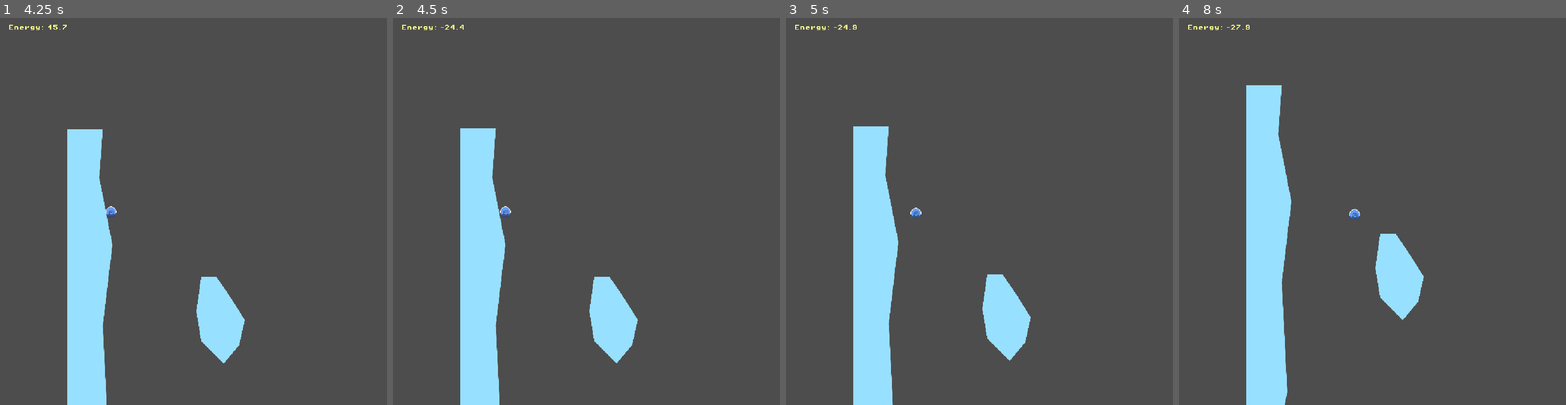
Above: before the commit, frames 1-4 (left to right).
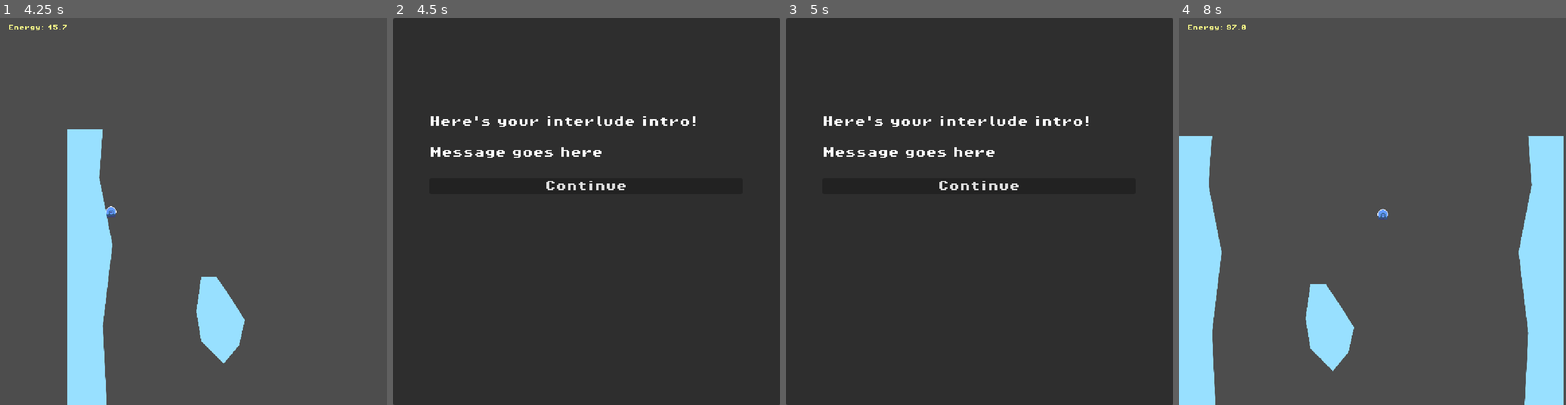
Above: after the commit, the same moments.

Repository: hawkstein/ld57-europan-expedition
Game: Godot game, scene res://scenes/game.tscn
Same seed, same stepped clock (60 frames per second), same inputs: the game is played once before the commit and once after it.
Inputs (mouse positions are in pixels of both pictures, inside the frame that each line leads up to):
- Up to frame 1 (4.25 s): hold Left (thrust_left) from 0.53 s (still down)
- Up to frame 2 (4.5 s): release Left (thrust_left) at 4.28 s; hold Right (thrust_right) from 4.28 s (still down)
- Up to frame 3 (5 s): keep holding Right (thrust_right)
- Up to frame 4 (8 s): release Right (thrust_right) at 5 s; click (1372, 184) at 5 s, where only the run after the commit has a clickable "Continue"; hold Left (thrust_left) 5.78-6.53 s; hold Right (thrust_right) from 6.53 s (still down)

Frame 1 is identical in both runs. In frame 2, 100% of the frame differs, in the area x 0-100%, y 0-100%; in frame 3, 100%; in frame 4, 25%.

Commit message:
add basic interlude scene

Diff:
--- a/project.godot
+++ b/project.godot
@@ -14,6 +14,10 @@
 run/main_scene="uid://datbrd16t7lty"
 config/features=PackedStringArray("4.4", "GL Compatibility")
 config/icon="res://icon.svg"
+
+[autoload]
+
+GameManager="*res://scripts/game_manager.gd"
 
 [display]
 
--- /dev/null
+++ b/scenes/game_manager.tscn
@@ -0,0 +1,6 @@
+[gd_scene load_steps=2 format=3 uid="uid://d2sa17kqj2vt3"]
+
+[ext_resource type="Script" uid="uid://df0e7ysoujags" path="res://scripts/game_manager.gd" id="1_hwd4i"]
+
+[node name="GameManager" type="Node2D"]
+script = ExtResource("1_hwd4i")
--- /dev/null
+++ b/scenes/interlude.tscn
@@ -0,0 +1,49 @@
+[gd_scene load_steps=3 format=3 uid="uid://cm5uykd5o3jbc"]
+
+[ext_resource type="FontFile" uid="uid://d1sh02lvddewo" path="res://fonts/PixelOperator8-Bold.ttf" id="1_5k7kq"]
+[ext_resource type="Script" uid="uid://ctyp6qinwi1y3" path="res://scripts/interlude.gd" id="1_vm4jh"]
+
+[node name="Interlude" type="Control"]
+layout_mode = 3
+anchors_preset = 0
+script = ExtResource("1_vm4jh")
+
+[node name="Background" type="Panel" parent="."]
+layout_mode = 0
+offset_right = 576.0
+offset_bottom = 576.0
+
+[node name="VBoxContainer" type="VBoxContainer" parent="."]
+layout_mode = 2
+offset_left = 54.0
+offset_top = 41.0
+offset_right = 520.0
+offset_bottom = 368.0
+grow_horizontal = 2
+grow_vertical = 2
+theme_override_constants/separation = 30
+alignment = 1
+
+[node name="Intro" type="Label" parent="VBoxContainer"]
+custom_minimum_size = Vector2(200, 0)
+layout_mode = 2
+size_flags_vertical = 1
+theme_override_fonts/font = ExtResource("1_5k7kq")
+theme_override_font_sizes/font_size = 16
+text = "Intro text goes here, sets up the interlude."
+autowrap_mode = 2
+
+[node name="Message" type="Label" parent="VBoxContainer"]
+custom_minimum_size = Vector2(200, 0)
+layout_mode = 2
+theme_override_colors/font_color = Color(1, 1, 1, 1)
+theme_override_fonts/font = ExtResource("1_5k7kq")
+text = "Message goes here"
+autowrap_mode = 2
+
+[node name="Continue" type="Button" parent="VBoxContainer"]
+layout_mode = 2
+theme_override_fonts/font = ExtResource("1_5k7kq")
+text = "Continue"
+
+[connection signal="pressed" from="VBoxContainer/Continue" to="." method="_on_continue_pressed"]
--- /dev/null
+++ b/scripts/game_manager.gd
@@ -0,0 +1,7 @@
+extends Node2D
+
+func _ready() -> void:
+	pass # Replace with function body.
+
+func get_intro() -> String:
+	return "Here's your interlude intro!"
--- /dev/null
+++ b/scripts/interlude.gd
@@ -0,0 +1,10 @@
+extends Control
+
+@onready var intro: Label = $VBoxContainer/Intro
+
+func _ready() -> void:
+	intro.text = GameManager.get_intro()
+
+
+func _on_continue_pressed() -> void:
+	get_tree().change_scene_to_file("res://scenes/game.tscn")
--- a/scripts/submersible.gd
+++ b/scripts/submersible.gd
@@ -11,6 +11,8 @@
 func remove_energy(amount:float) -> void:
 	energy -= amount
 	emit_signal("energy_update", energy)
+	if (energy <= 0):
+		get_tree().change_scene_to_file("res://scenes/interlude.tscn")
 
 func _process(delta: float) -> void:
 	remove_energy(tick_loss * delta)
Not shown, added: scripts/game_manager.gd.uid
Not shown, added: scripts/interlude.gd.uid
